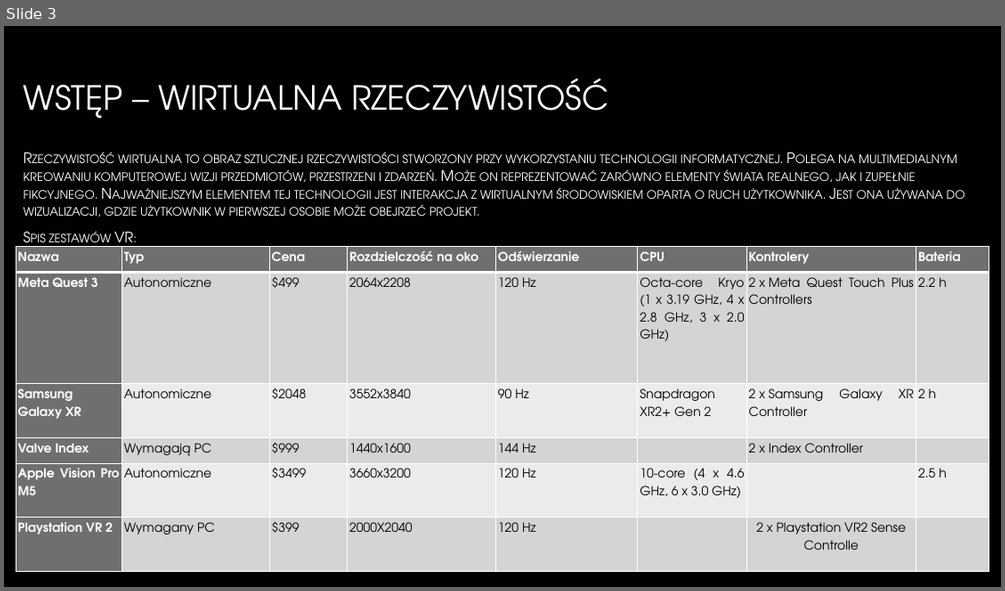
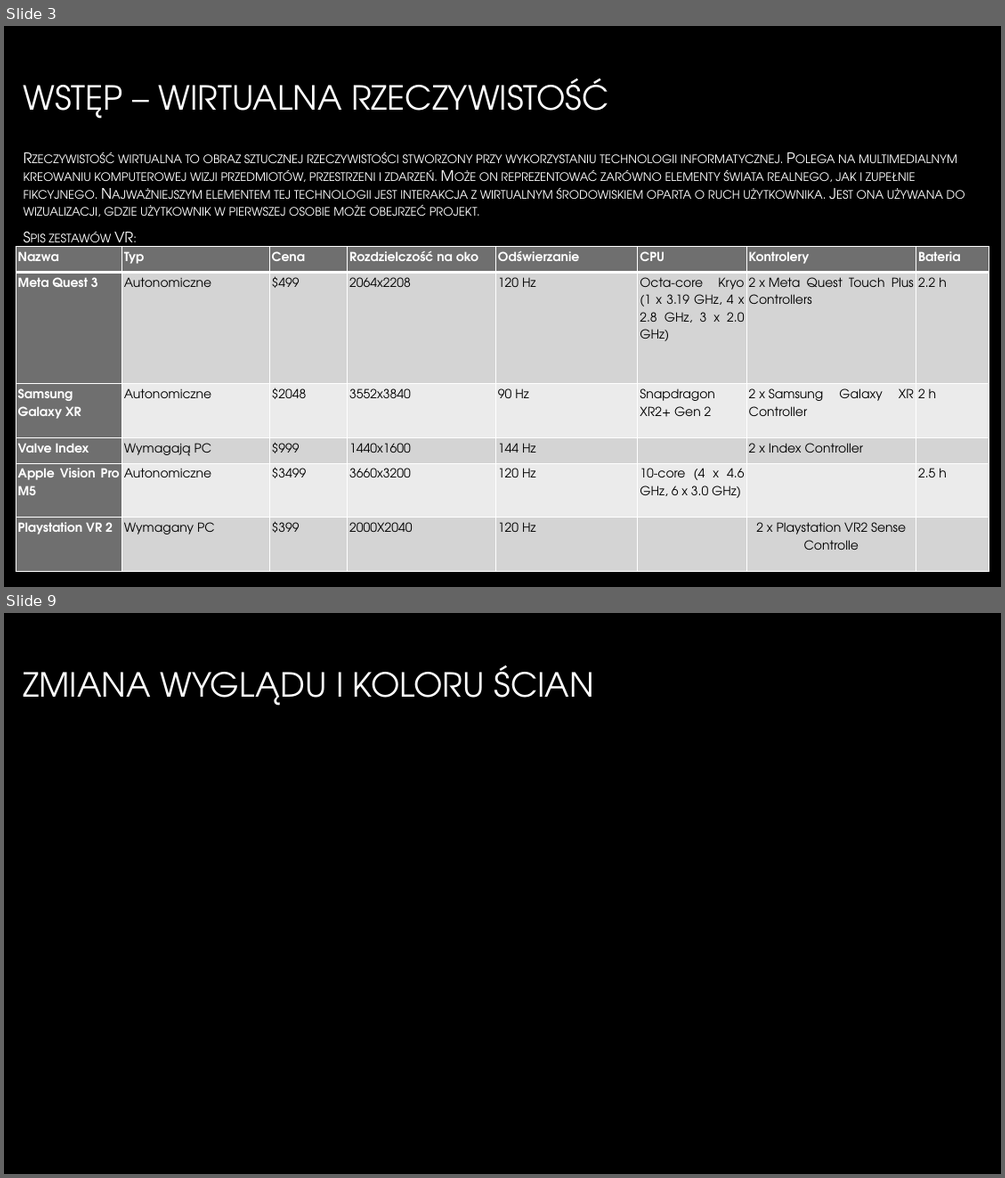
Before and after one commit to GlitchedGuest/PracaInzynieryjska, a slide deck: PrezentacjaAndrzejParuch.pptx. Shown one above the other, each under a label of ours: slide 3 before the commit, slides 3 and 9 after it; the slides between them are not shown. The pictures are 1005x591 and 1005x1178 pixels, drawn with LibreOffice and Linux fonts; fonts in the diff are those of the drawing; background and template pictures are left out. Boxes give left, top, right and bottom in pixels: in the first picture for what was removed or moved away, otherwise in the second. Text is boxed around its words. In the diff, an @@ line names an element or a change of style, - is before the commit and + after.

```diff
--- a/PrezentacjaAndrzejParuch.pptx
+++ b/PrezentacjaAndrzejParuch.pptx
@@ slide 9 added at <box>4,613,1001,1174</box>, background picture (left out) @@
@@ title added at <box>24,665,595,706</box>, 32 pt, text gradient #FFFFFF to #A6A6A6 @@
+ZMIANA WYGLĄDU I KOLORU ŚCIAN
```
Also in this commit, not shown: 9 other slides added.
